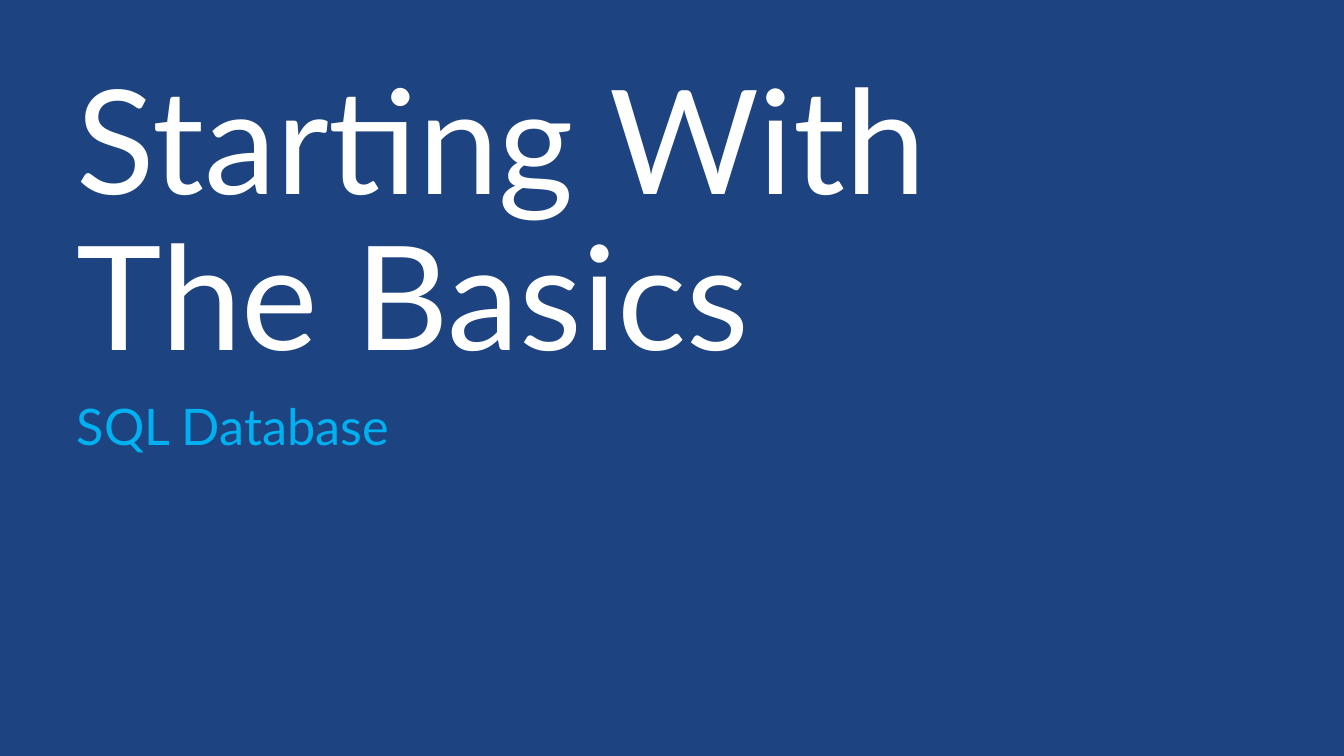
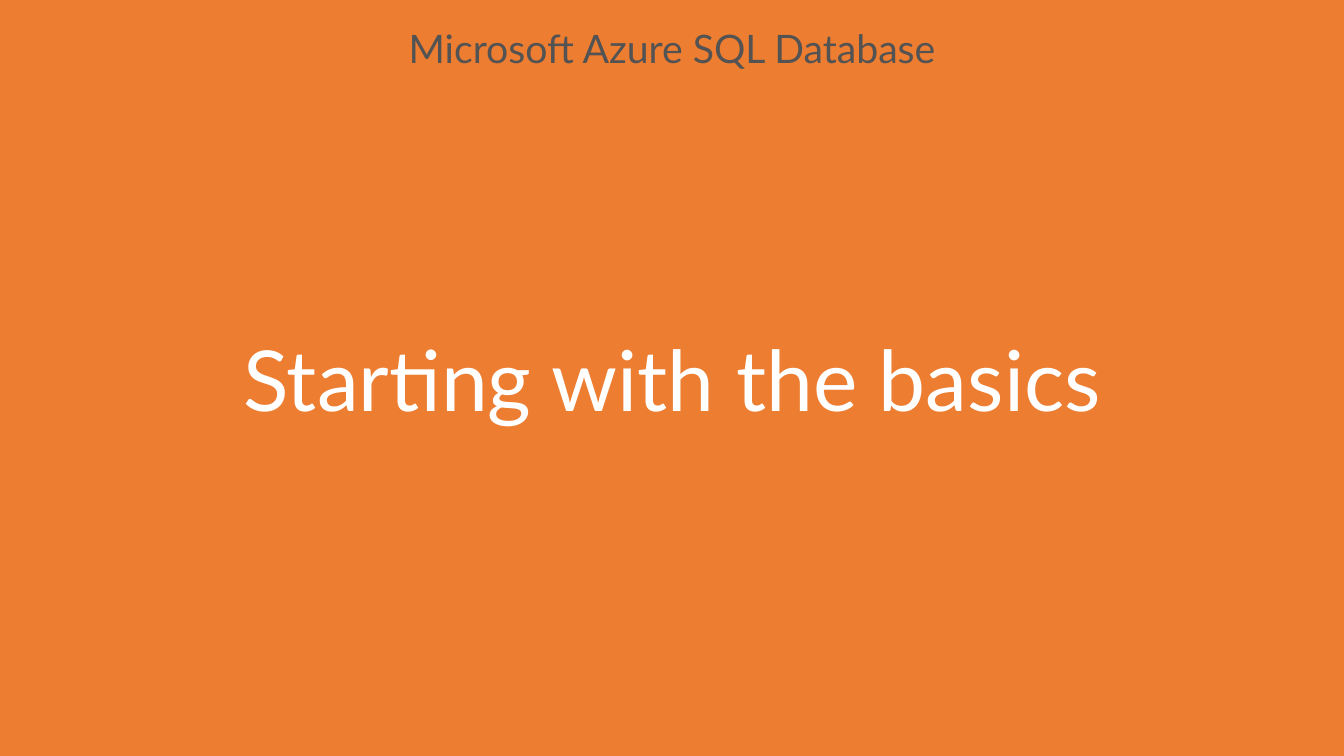
Before and after one commit to sack212/BasicAzureCamp, a slide deck: slide 7 of Data/Data.pptx (slide 8 before the commit). Drawn at 1344x756 pixels with LibreOffice and Linux fonts; fonts in the diff are those of the drawing; background and template pictures are left out. Boxes give left, top, right and bottom in pixels: in the first picture for what was removed or moved away, otherwise in the second. Text is boxed around its words. In the diff, an @@ line names an element or a change of style, - is before the commit and + after.

```diff
--- a/Data/Data.pptx
+++ b/Data/Data.pptx
@@ background picture (left out) to #ED7D31 @@
@@ subtitle "Starting with the basics" at (x1=243, y1=349, x2=1101, y2=427): vertical alignment bottom to middle @@
@@ title added at (x1=409, y1=34, x2=935, y2=69), 28 pt, text #525252 @@
+Microsoft Azure SQL Database
@@ subtitle at (x1=243, y1=349, x2=1101, y2=427): text changed; size 103.5 to 60 pt @@
-Starting With
-The Basics
+Starting with the basics
@@ subtitle removed at (x1=77, y1=408, x2=389, y2=453) @@
-SQL Database
```
Also in this commit, not shown: 79 other slides changed, 21 slides added.
